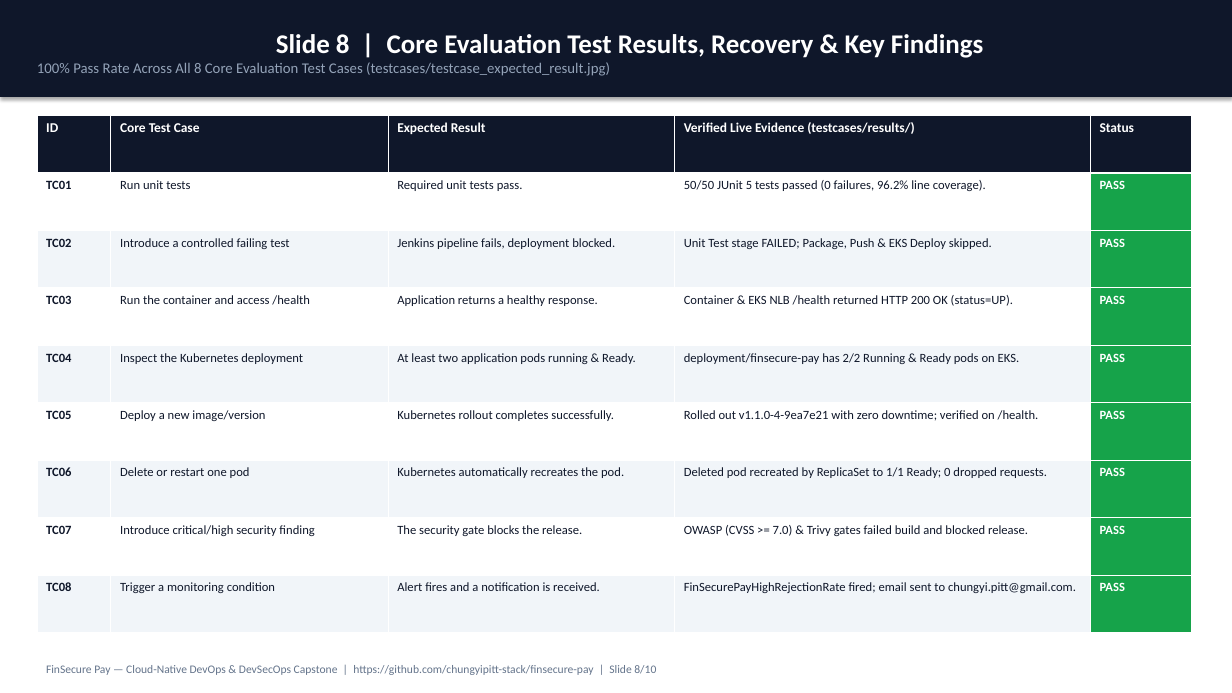
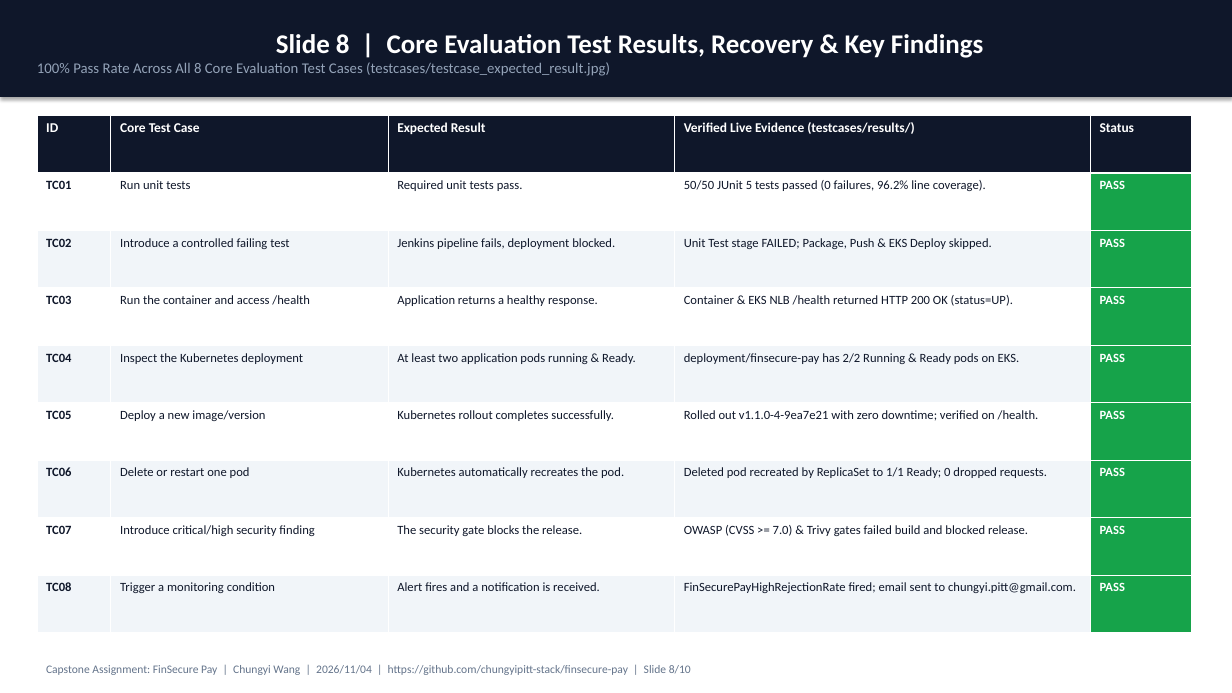
Before and after one commit to chungyipitt-stack/finsecure-pay, a slide deck: slide 9 of presentation_project_report/FinSecure_Pay_Capstone_Presentation.pptx (slide 8 before the commit). Drawn at 1232x693 pixels with LibreOffice and Linux fonts; fonts in the diff are those of the drawing. Boxes give left, top, right and bottom in pixels: in the first picture for what was removed or moved away, otherwise in the second. Text is boxed around its words. In the diff, an @@ line names an element or a change of style, - is before the commit and + after.

Commit message:
docs(submission): add DevOps & AI cover page with title, Chungyi Wang, and 2026/11/04

```diff
--- a/presentation_project_report/FinSecure_Pay_Capstone_Presentation.pptx
+++ b/presentation_project_report/FinSecure_Pay_Capstone_Presentation.pptx
@@ text at box(46, 665, 691, 675): text changed @@
-FinSecure Pay — Cloud-Native DevOps & DevSecOps Capstone | https://github.com/chungyipitt-stack/finsecure-pay | Slide 8/10
+Capstone Assignment: FinSecure Pay | Chungyi Wang | 2026/11/04 | https://github.com/chungyipitt-stack/finsecure-pay | Slide 8/10
```
Also in this commit, not shown: 9 other slides changed, 1 slide added, 3 other files.
